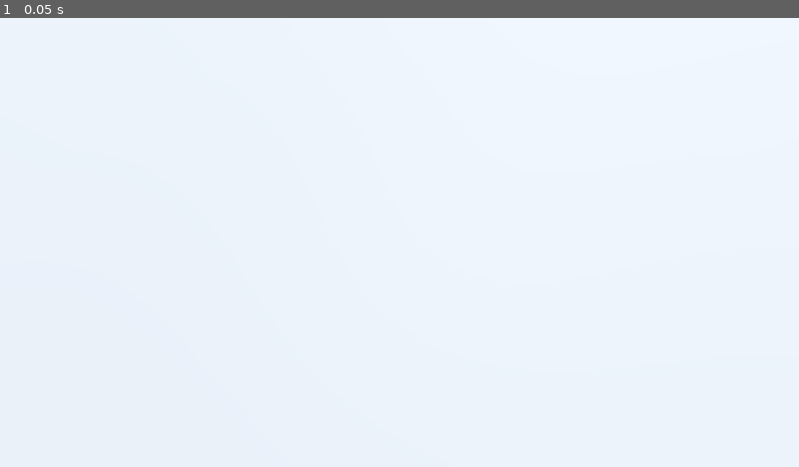
Above: before the commit, frame 1.
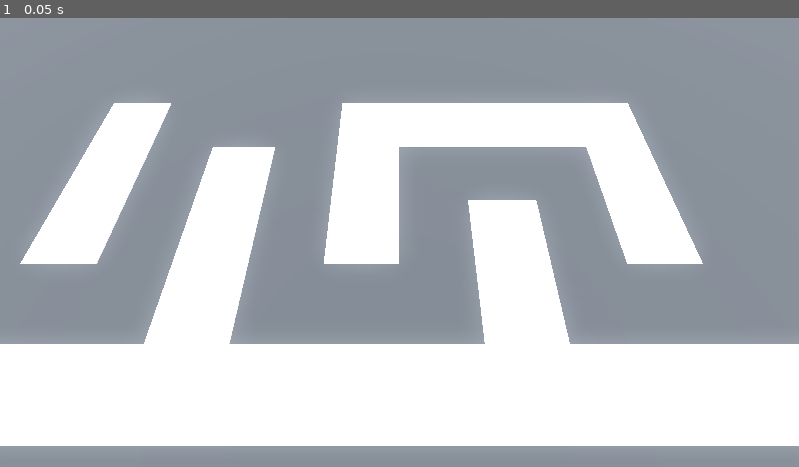
Above: after the commit, the same moment.

Repository: yrubner/TowerDefenseGD
Game: Godot game, scene res://BaseLevel.tscn
Two runs of this game, one before a commit and one after it. Both use one fixed random seed, a clock stepped at 60 frames per second and the inputs below.
Inputs:
- Up to frame 1 (0.05 s): no input

The runs differ from the first frame. In frame 1, 59% of the frame differs, in the area x 0-100%, y 0-100%.

Commit message:
Finished Lesson 35: Using the Gridmap

Diff:
--- a/BaseLevel.tscn
+++ b/BaseLevel.tscn
@@ -15,6 +15,9 @@
 tonemap_mode = 2
 glow_enabled = true
 
+[sub_resource type="StandardMaterial3D" id="StandardMaterial3D_8u0ga"]
+albedo_color = Color(0.266667, 0.266667, 0.266667, 1)
+
 [node name="BaseLevel" type="Node3D"]
 
 [node name="WorldEnvironment" type="WorldEnvironment" parent="."]
@@ -26,6 +29,7 @@
 
 [node name="CSGBox3D" type="CSGBox3D" parent="."]
 transform = Transform3D(1, 0, 0, 0, 1, 0, 0, 0, 1, 0, -1, 0)
+material_override = SubResource("StandardMaterial3D_8u0ga")
 size = Vector3(100, 2, 100)
 
 [node name="Camera3D" type="Camera3D" parent="."]
@@ -33,3 +37,8 @@
 
 [node name="GridMap" type="GridMap" parent="."]
 mesh_library = ExtResource("1_mp854")
+cell_size = Vector3(4, 4, 4)
+cell_center_y = false
+data = {
+"cells": PackedInt32Array(65535, 65534, 0, 65535, 2, 0, 65531, 65535, 0, 65531, 65534, 0, 65531, 0, 0, 65531, 2, 0, 65532, 2, 0, 65533, 2, 0, 65534, 2, 0, 0, 65534, 0, 0, 2, 0, 1, 65534, 0, 1, 2, 0, 2, 65534, 0, 2, 2, 0, 3, 65534, 0, 3, 2, 0, 4, 2, 0, 65533, 1, 0, 65533, 0, 0, 65533, 65535, 0, 65535, 65535, 0, 65535, 0, 0, 1, 1, 0, 1, 0, 0, 3, 65535, 0, 3, 0, 0)
+}
Not shown: 1 places in BaseLevel.tscn that only renumber resources
Not shown, changed: README.md
